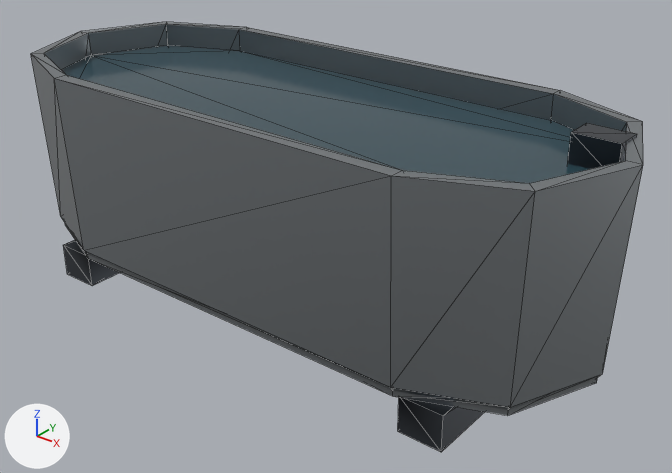
Renders of the glTF model web/public/assets/models/farm/trough.far.glb from each side of a commit.
The view is the same before and after, from a 50 mm camera at (1.544, -1.789, 1.352) aimed at (0.098, 0.019, 0.231). The lights are fixed; the arrows at lower left show +X, +Y and +Z. The first picture is the older version. Mesh edges are drawn as thin lines. Vertices at exactly the same position are counted once.

Before the edit, the objects in view are built like this:
```python
me_trough_far = bpy.data.meshes.new('trough_far')
me_trough_far.from_pydata(...)  # 114 vertices, 208 faces; spans x -0.92..0.92, y -0.37..0.37, z 0.0..0.66
# faces by material slot: [136, 36, 36]
me_trough_far.materials.append(mat_trough)
me_trough_far.materials.append(mat_water)
me_trough_far.materials.append(mat_steel)
ob_trough_far = bpy.data.objects.new('trough_far', me_trough_far)
ob_trough_far.location = (0.0, 0.0, 0.0)
```
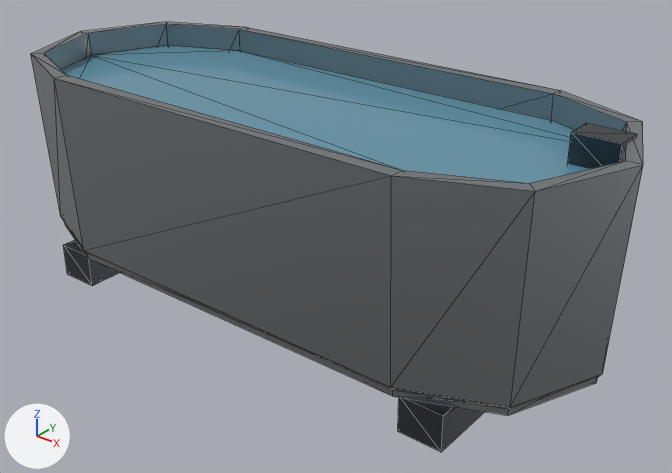
Edits to the bpy script that builds the scene:
```text
Change me_trough_far:
    where me_trough_far.from_pydata(...)  # 114 vertices, 208 faces; spans x -0.92..0.92, y -0.37..0.37, z 0.0..0.66
    used by ob_trough_far; location = (0.0, 0.0, 0.0)
    me_trough_far part 1: 128 faces centred in x -0.86..0.86, y -0.34..0.34, z 0.03..0.63 are repainted in the vertex colours; the middle colour goes from grey #818181 to white #ffffff
```

Pixel boxes [x1, y1, x2, y2] of what changed, in the pictures (672 x 473 px):
part 1 of me_trough_far, recoloured (lighter)
    both: [44, 24, 627, 424]
